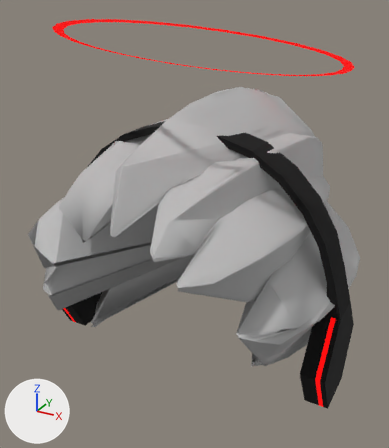
A saved change to the glTF model assets/sugarclub_yumi/hair/yumi_neon_hair/yumi_neon_hair_male.glb.
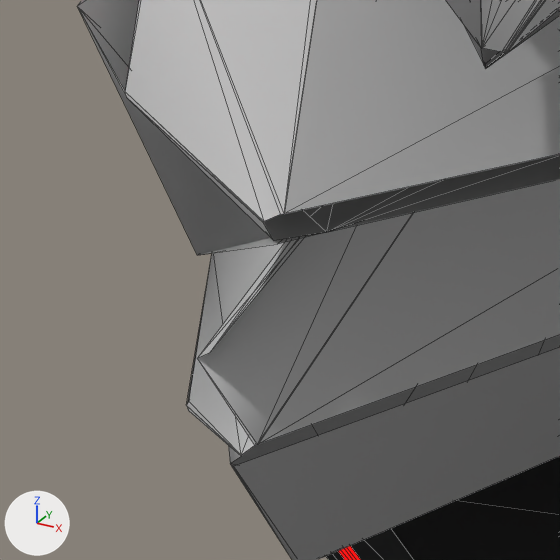
Old and new are each drawn whole from a camera (50 mm lens) standing at (0.244, -0.464, 2.043) and looking at (-0.054, 0.078, 1.772) and again close up on the part from 4% to 24% of the width and 52% to 69% of the height. Arrows for +X, +Y and +Z are at lower left; the lights stay in place. The close-ups show mesh edges as thin lines. Where no turn or scale is listed for an object, it has been applied to the vertices. Vertices at the same position are counted once.

Objects in the first close-up: 'YumiHairMale'.
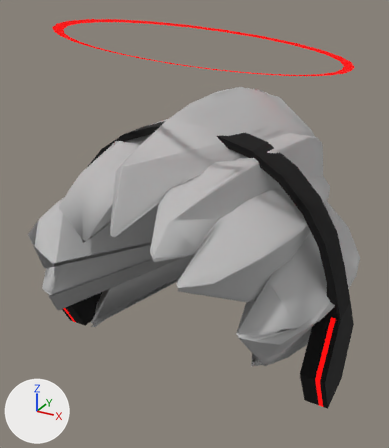
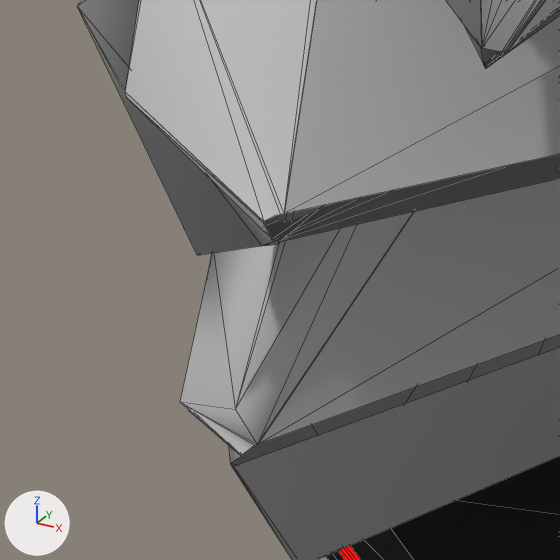
Scene script edits in JSON lines:
```json
{"block": "me_cube", "where": "me_cube.from_pydata(...)  # 1085 vertices, 1869 faces; spans x -0.158..0.161, y -0.155..0.443, z 1.664..2.023"}
{"block": "me_cube", "where": "# used by ob_yumihairmale; location = (0.0, 0.0, 0.0)"}
{"block": "me_cube", "change": "me_cube part 1"}
{"op": "set", "path": "me_cube.vertices[775].co", "old": "(-0.066, -0.147, 1.816)", "new": "(-0.09, -0.134, 1.802)", "note": "pixel (326, 232) -> pixel (261, 245)"}
{"op": "set", "path": "me_cube.vertices[864].co", "old": "(-0.105, -0.071, 1.805)", "new": "(-0.105, -0.091, 1.825)"}
{"op": "set", "path": "me_cube.vertices[865].co", "old": "(-0.105, -0.091, 1.798)", "new": "(-0.102, -0.091, 1.8)"}
{"op": "set", "path": "me_cube.vertices[866].co", "old": "(-0.102, -0.091, 1.8)", "new": "(-0.101, -0.051, 1.812)"}
{"op": "set", "path": "me_cube.vertices[867].co", "old": "(-0.101, -0.051, 1.812)", "new": "(-0.102, -0.019, 1.817)"}
{"op": "set", "path": "me_cube.vertices[868].co", "old": "(-0.102, -0.019, 1.817)", "new": "(-0.093, 0.011, 1.823)"}
{"op": "set", "path": "me_cube.vertices[869].co", "old": "(-0.093, 0.011, 1.823)", "new": "(-0.105, -0.071, 1.831)"}
{"op": "set", "path": "me_cube.vertices[872].co", "old": "(-0.149, -0.057, 1.772)", "new": "(-0.153, -0.009, 1.775)"}
{"op": "set", "path": "me_cube.vertices[873].co", "old": "(-0.142, -0.092, 1.769)", "new": "(-0.149, -0.057, 1.772)"}
{"op": "set", "path": "me_cube.vertices[874].co", "old": "(-0.109, -0.092, 1.796)", "new": "(-0.142, -0.092, 1.769)"}
{"op": "set", "path": "me_cube.vertices[875].co", "old": "(-0.153, -0.009, 1.775)", "new": "(-0.109, -0.092, 1.823)"}
{"op": "set", "path": "me_cube.vertices[876].co", "old": "(-0.109, -0.071, 1.802)", "new": "(-0.109, -0.071, 1.829)"}
{"op": "set", "path": "me_cube.vertices[880].co", "old": "(-0.1, -0.129, 1.767)", "new": "(-0.111, -0.131, 1.771)", "note": "pixel (254, 445) -> pixel (179, 401)"}
{"op": "set", "path": "me_cube.vertices[881].co", "old": "(-0.105, -0.133, 1.781)", "new": "(-0.1, -0.129, 1.767)", "note": "pixel (197, 358) -> pixel (254, 445)"}
{"op": "set", "path": "me_cube.vertices[882].co", "old": "(-0.103, -0.133, 1.782)", "new": "(-0.102, -0.13, 1.773)", "note": "pixel (210, 352) -> pixel (235, 409)"}
```

Changed parts and their boxes (x1, y1, x2, y2) in the close-ups (560 x 560 px; the box of a moved part takes in the faces that stretch with it):
```json
{"part": 1, "of": "me_cube", "change": "moved or reshaped", "before": [78, 8, 560, 455], "after": [78, 8, 560, 455]}
```
